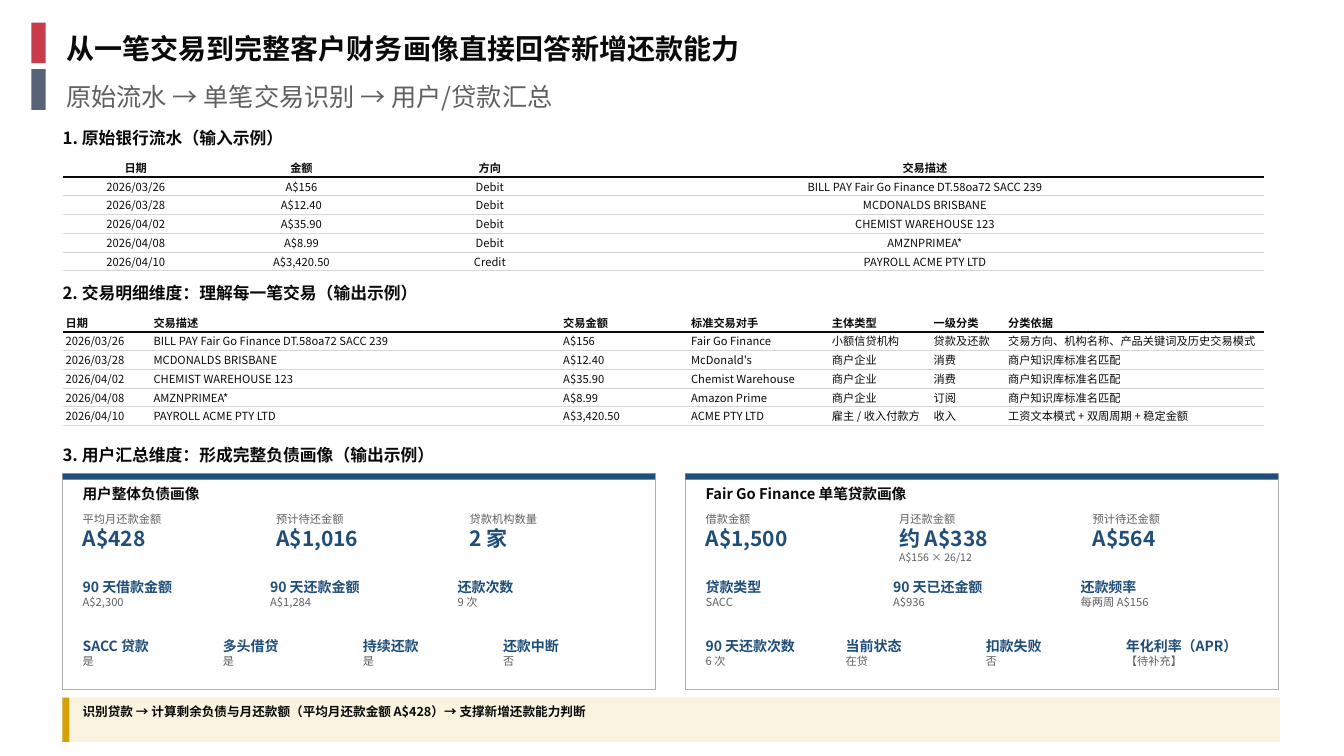
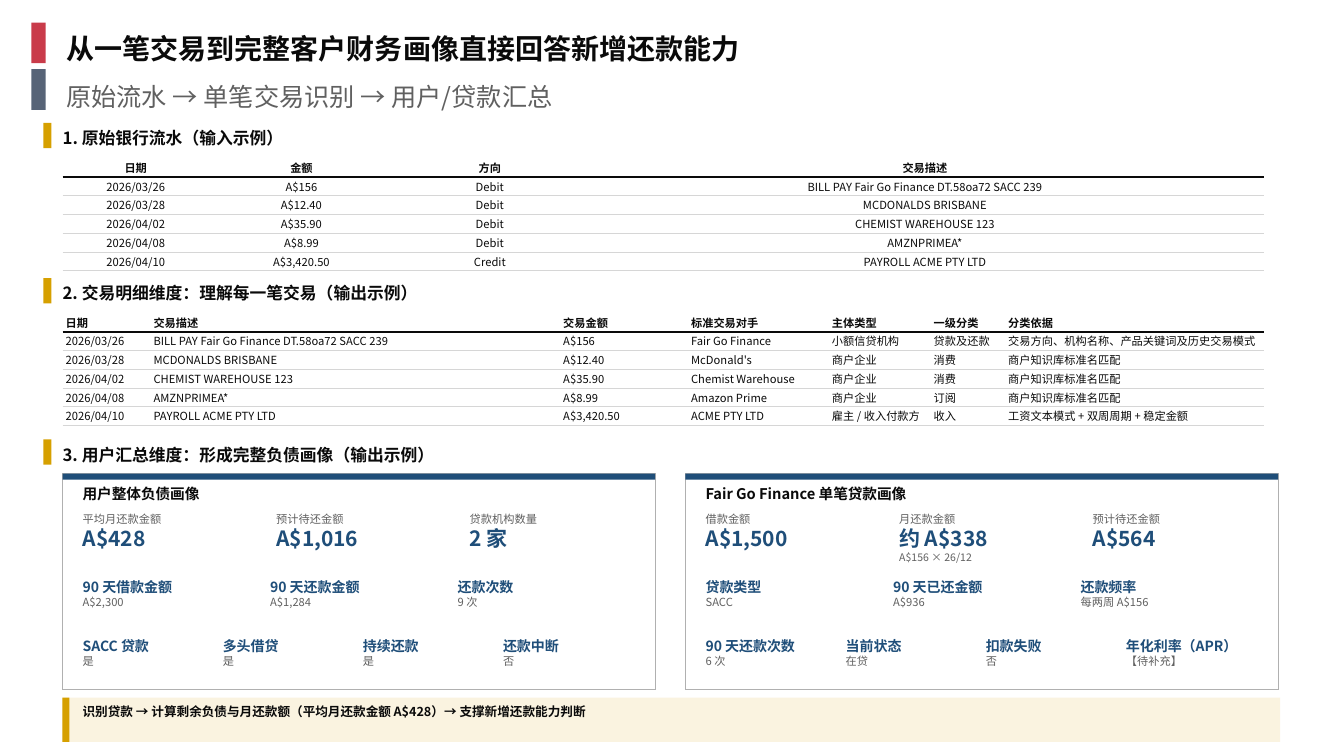
Before and after one commit to EliamZhang/AI-report-materials---August-13th, a slide deck: slide 2 of 银行流水分享_V1.8.pptx. Drawn at 1344x756 pixels with LibreOffice and Linux fonts; fonts in the diff are those of the drawing; background and template pictures are left out. Boxes give left, top, right and bottom in pixels: in the first picture for what was removed or moved away, otherwise in the second. Text is boxed around its words. In the diff, an @@ line names an element or a change of style, - is before the commit and + after.

Commit message:
银行流水分享 V1.8：第 2 页 3 个小节标题前加金色竖条，与第 1 页标题装饰统一

```diff
--- a/银行流水分享_V1.8.pptx
+++ b/银行流水分享_V1.8.pptx
@@ rectangle added at (x1=43, y1=123, x2=51, y2=148), fill #D6A000 @@
@@ rectangle added at (x1=43, y1=278, x2=51, y2=303), fill #D6A000 @@
@@ rectangle added at (x1=43, y1=440, x2=51, y2=465), fill #D6A000 @@
```
